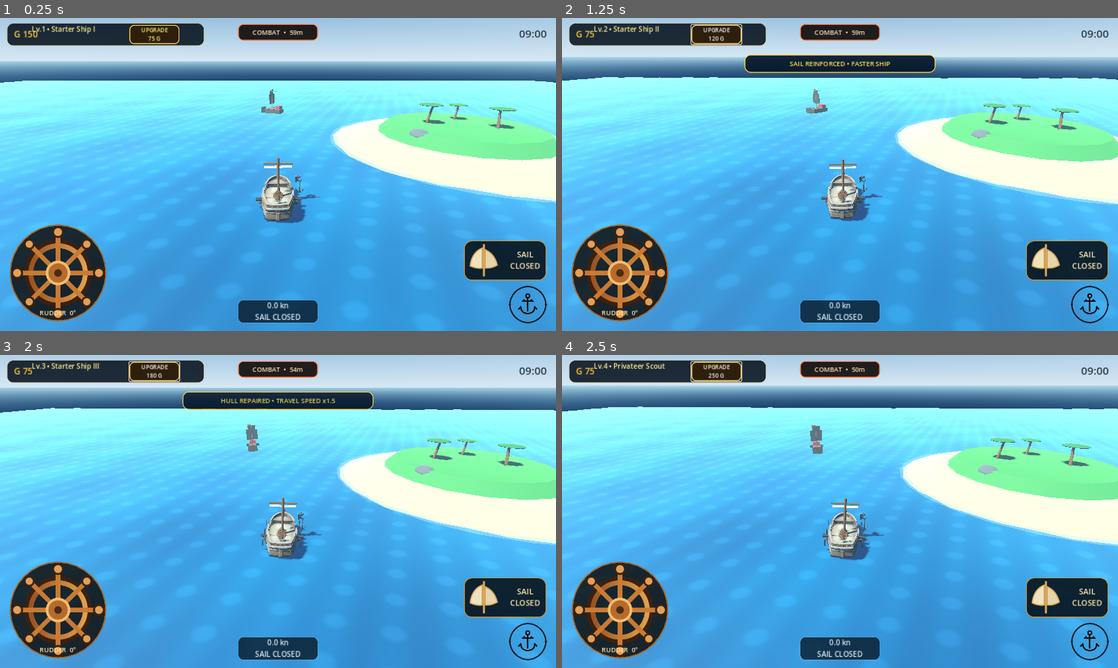
Above: before the commit, frames 1-4 (two rows, left to right).
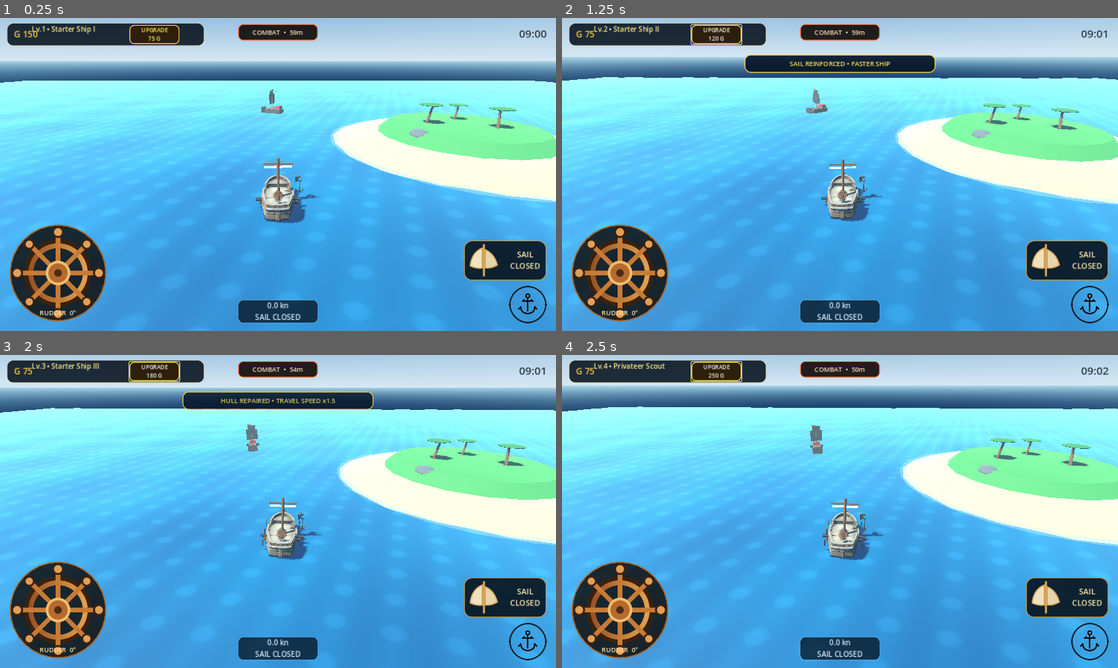
Above: after the commit, the same moments.

Repository: za99405com-ui/Pirate-Seasonline
Game: Godot game, scene res://scenes/world/world.tscn
The game is run twice, just before and just after one commit, with the same random seed, the same clock (stepped at 60 frames per second) and the same inputs.
Inputs:
- Up to frame 1 (0.25 s): no input
- Up to frame 2 (1.25 s): click "UPGRADE 75 G" at 0.5 s
- Up to frame 3 (2 s): click "UPGRADE 120 G" at 1.25 s
- Up to frame 4 (2.5 s): click "UPGRADE 180 G" at 2 s

Frame 1 is identical in both runs. In frame 2, less than 0.1% of the frame differs, in the area x 47-99%, y 4-66%; in frame 3, less than 0.1%, in the area x 48-99%, y 4-66%; in frame 4, less than 0.1%.

Commit message:
Fix 24-minute real-time day cycle and reduce sky material updates

Diff:
--- a/godot_game/scripts/world/world.gd
+++ b/godot_game/scripts/world/world.gd
@@ -9,7 +9,7 @@
 
 @export_group("World Time")
 @export var start_hour: float = 9.0
-@export var game_minutes_per_real_minute: float = 10.0
+@export var game_minutes_per_real_minute: float = 60.0
 
 var _minute_of_day: float = 540.0
 var _daylight: float = 0.86
@@ -85,7 +85,7 @@
 	# 24 in-game hours take 24 real minutes at the default setting.
 	_minute_of_day = fposmod(_minute_of_day + (game_minutes_per_real_minute / 60.0) * delta, 1440.0)
 	_lighting_refresh += delta
-	if _lighting_refresh >= 0.35:
+	if _lighting_refresh >= 1.0:
 		_lighting_refresh = 0.0
 		_update_daylight()
 
